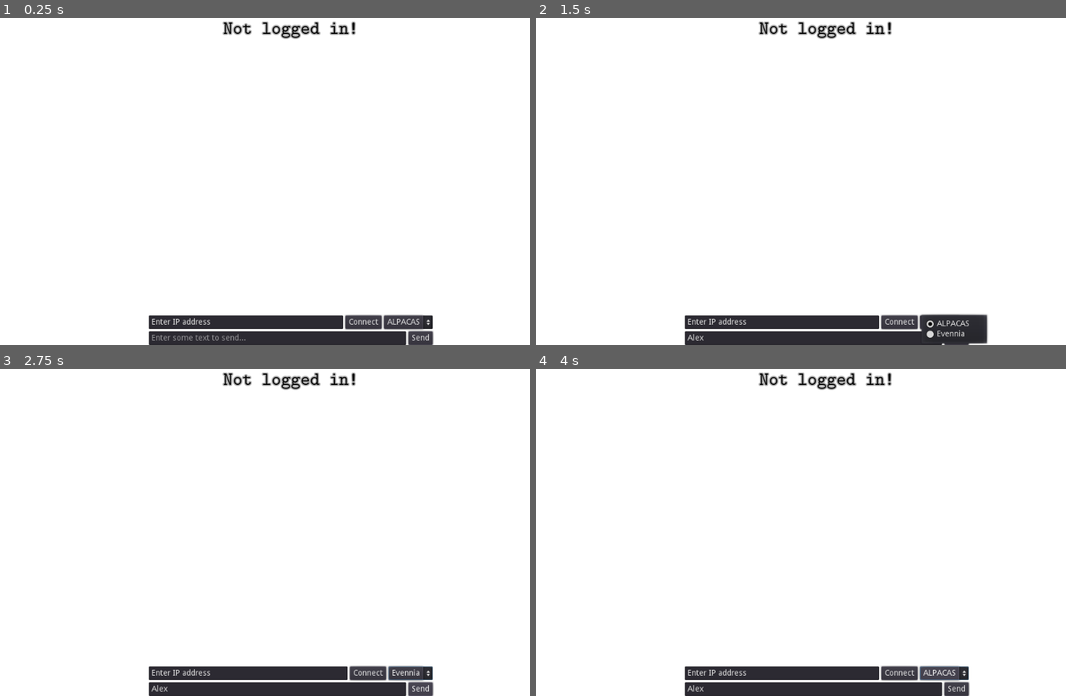
Above: before the commit, frames 1-4 (two rows, left to right).
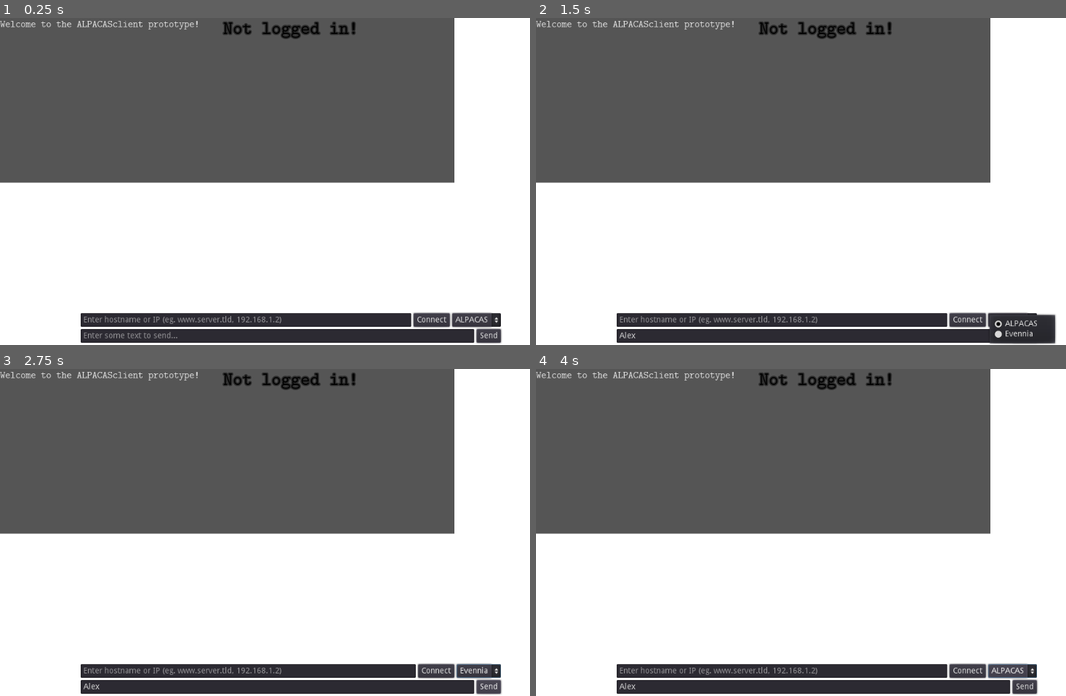
Above: after the commit, the same moments.

Repository: FreeDelete-Software/ALPACASclient
Game: Godot game, scene res://Game.tscn
Same seed, same stepped clock (60 frames per second), same inputs: the game is played once before the commit and once after it.
Inputs (mouse positions are in pixels of both pictures, inside the frame that each line leads up to):
- Up to frame 1 (0.25 s): no input
- Up to frame 2 (1.5 s): click (811, 338) at 0.52 s; type "Alex" at 0.6 s; click "ALPACAS" at 1.25 s
- Up to frame 3 (2.75 s): click "Send" at 2 s
- Up to frame 4 (4 s): click "Evennia" at 2.75 s; click "Evennia" at 3.5 s

The runs differ from the first frame. In frame 1, 48% of the frame differs, in the area x 0-95%, y 0-100%; in frame 2, 48%; in frame 3, 48%; in frame 4, 48%.

Commit message:
More UI improvements
Makes various changes to the look and feel of the UI. This brings it
into a much more usable state regardless of the window size. Default
size is still 1024x576, which may change and require a few tweaks like
this as development continues.

Diff:
--- a/Game.tscn
+++ b/Game.tscn
@@ -13,8 +13,9 @@
 [node name="Render" parent="." instance=ExtResource( 1 )]
 
 [node name="Client" parent="." instance=ExtResource( 2 )]
-margin_left = -250.0
-margin_right = 250.0
+margin_left = -370.0
+margin_right = 370.0
 
 [connection signal="logged_in" from="Client" to="Render" method="_on_Client_logged_in"]
 [connection signal="render" from="Client" to="Render" method="_on_Client_render"]
+[connection signal="text_msg" from="Client" to="Render" method="_on_Client_text_msg"]
--- a/client/client.tscn
+++ b/client/client.tscn
@@ -10,7 +10,7 @@
 anchor_right = 0.5
 anchor_bottom = 1.0
 margin_left = -300.0
-margin_top = -318.0
+margin_top = -56.0
 margin_right = 300.0
 script = ExtResource( 1 )
 __meta__ = {
@@ -29,6 +29,7 @@
 }
 
 [node name="RichTextLabel" type="RichTextLabel" parent="Panel/VBoxContainer"]
+visible = false
 margin_right = 600.0
 margin_bottom = 262.0
 focus_mode = 2
@@ -38,16 +39,14 @@
 selection_enabled = true
 
 [node name="Connect" type="HBoxContainer" parent="Panel/VBoxContainer"]
-margin_top = 266.0
 margin_right = 600.0
-margin_bottom = 290.0
+margin_bottom = 24.0
 
 [node name="Host" type="LineEdit" parent="Panel/VBoxContainer/Connect"]
 margin_right = 499.0
 margin_bottom = 24.0
 size_flags_horizontal = 3
-text = "Enter IP address"
-placeholder_text = "127.0.0.1"
+placeholder_text = "Enter hostname or IP (eg. www.server.tld, 192.168.1.2)"
 
 [node name="Connect" type="Button" parent="Panel/VBoxContainer/Connect"]
 margin_left = 503.0
@@ -62,9 +61,9 @@
 margin_bottom = 24.0
 
 [node name="Send" type="HBoxContainer" parent="Panel/VBoxContainer"]
-margin_top = 294.0
+margin_top = 28.0
 margin_right = 600.0
-margin_bottom = 318.0
+margin_bottom = 52.0
 
 [node name="LineEdit" type="LineEdit" parent="Panel/VBoxContainer/Send"]
 margin_right = 553.0
--- a/client/client_ui.gd
+++ b/client/client_ui.gd
@@ -12,6 +12,7 @@
 # Set signals for OOB message relaying
 signal logged_in(status_bool)
 signal render(args, kwargs)
+signal text_msg(string_msg)
 
 # Use ALPACAS connection by default
 onready var _client = $ALPACAS
@@ -66,7 +67,8 @@
 
 func _on_LineEdit_text_entered(_command):
 	if _command== "":
-		# Don't send blank lines
+		# Send newline in text_msg signal, but send nothing over network
+		emit_signal("text_msg", "\n")
 		return
 
 	# Show command that was sent
@@ -82,8 +84,7 @@
 func _on_alpacas_received(inputfunc, args, _kwargs):
 	# Handle message
 	if inputfunc == "text":
-		# Messages with an inputfunc of "text" are displayed to the user.
-		Utils._log(_log_dest, args[0])
+		emit_signal("text_msg",args[0])
 	elif inputfunc == "logged_in":
 		emit_signal("logged_in", true)
 	elif inputfunc == "render":
--- a/render/render.gd
+++ b/render/render.gd
@@ -1,6 +1,8 @@
 extends Control
 
 var default_bg = "default/empty_room1024x576.png"
+
+onready var text_out = $Messages/Text
 
 func _ready():
 	print("Started scene rendering.")
@@ -54,3 +56,10 @@
 	for arg in args:
 		if arg == "new_room":
 			render_new_room(kwargs)
+		if arg == "add_obj":
+			print("Objects rendering skipped...")
+
+
+
+func _on_Client_text_msg(string_msg):
+	text_out.add_text(string_msg)
--- a/render/render.tscn
+++ b/render/render.tscn
@@ -1,9 +1,25 @@
-[gd_scene load_steps=5 format=2]
+[gd_scene load_steps=9 format=2]
 
 [ext_resource path="res://render/render.gd" type="Script" id=1]
-[ext_resource path="res://font/cmu-typewriter/Typewriter.tres" type="DynamicFont" id=2]
+[ext_resource path="res://art/default/chatbox.png" type="Texture" id=2]
 [ext_resource path="res://art/default/empty_room1024x576.png" type="Texture" id=3]
 [ext_resource path="res://render/player/player.tscn" type="PackedScene" id=4]
+[ext_resource path="res://font/cmu-typewriter/Typewriter/cmuntt.ttf" type="DynamicFontData" id=5]
+
+[sub_resource type="DynamicFont" id=1]
+size = 32
+outline_size = 2
+outline_color = Color( 0.52549, 0.52549, 0.52549, 1 )
+font_data = ExtResource( 5 )
+
+[sub_resource type="StyleBoxTexture" id=2]
+texture = ExtResource( 2 )
+region_rect = Rect2( 0, 0, 512, 256 )
+
+[sub_resource type="DynamicFont" id=3]
+size = 18
+outline_color = Color( 0, 0, 0, 1 )
+font_data = ExtResource( 5 )
 
 [node name="Render" type="Control"]
 anchor_right = 1.0
@@ -28,7 +44,7 @@
 [node name="RoomName" type="Label" parent="."]
 anchor_right = 1.0
 margin_bottom = 41.0
-custom_fonts/font = ExtResource( 2 )
+custom_fonts/font = SubResource( 1 )
 custom_colors/font_color = Color( 0, 0, 0, 1 )
 text = "Room Name"
 align = 1
@@ -44,3 +60,25 @@
 margin_top = -255.632
 margin_right = -21.527
 margin_bottom = -255.632
+
+[node name="Messages" type="PanelContainer" parent="."]
+anchor_bottom = 0.5
+margin_right = 800.0
+margin_bottom = 2.0
+custom_styles/panel = SubResource( 2 )
+__meta__ = {
+"_edit_use_anchors_": false
+}
+
+[node name="Text" type="RichTextLabel" parent="Messages"]
+margin_right = 800.0
+margin_bottom = 290.0
+focus_mode = 2
+custom_fonts/normal_font = SubResource( 3 )
+custom_colors/default_color = Color( 0.894118, 0.894118, 0.894118, 1 )
+text = "Welcome to the ALPACASclient prototype!"
+scroll_following = true
+selection_enabled = true
+__meta__ = {
+"_edit_use_anchors_": false
+}
Binary file added: art/default/chatbox.png
